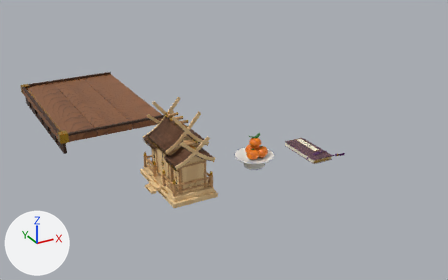
A saved change to the glTF model public/models/kamidana.glb.
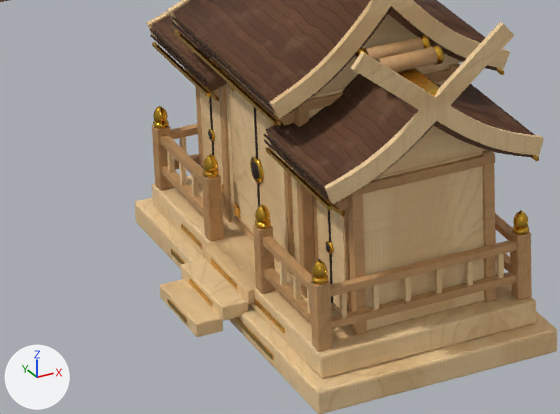
The first picture shows the older version from a 50 mm camera at (-0.96, -2.18, 1.25) aimed at (0.56, 0.58, -0.13). The close-ups show the older and then the newer version on the part from 26% to 49% of the width and 47% to 74% of the height of that picture. Only the edits that show in the close-ups are written down. Every picture has the same lights, and +X, +Y and +Z are marked at lower left. Where no turn or scale is listed for an object, it has been applied to the vertices. Vertices at exactly the same position are counted once.

Objects in the first close-up: 'KamiBaseGold10', 'KamiBaseGold30', 'KamiDeck', 'KamiMChigi1', 'KamiMDoor-1', 'KamiMDoor1', 'KamiMRoof-1', 'KamiPlinth', 'KamiRailFront157', 'KamiRailSide157', 'KamiRailSide184', 'KamiS1Body', 'KamiS1Chigi1', 'KamiS1Pillar-11', 'KamiS1Pillar11', 'KamiS1Roof-1', 'KamiS1Roof1', 'KamiStep0', 'KamiStep1', 'KamiStep2', 'KamiStepGold0', 'KamiStepGold1', 'KamiStepGold2' and 84 more.
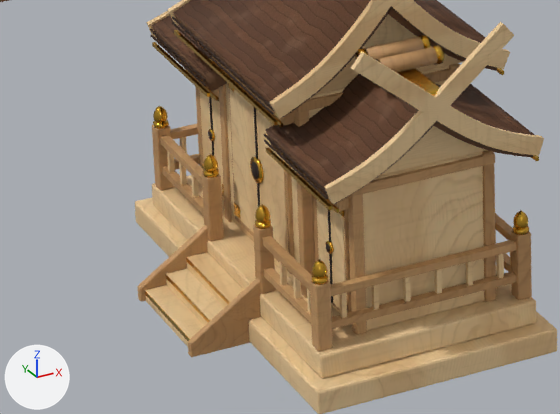
What changed in the scene script:
```text
Change me_cube_101:
    where me_cube_101.from_pydata(...)  # 56 vertices, 108 faces; spans x -0.0045..0.0045, y -0.0045..0.0045, z -0.0625..0.0625
    used by ob_kamis1pillar_11; parent = ob_kamidana; location = (-0.034, -0.145, 0.102)
    me_cube_101 part 1: texture (UV) coordinates of 108 of 108 faces, centred in x -0.0045..0.0045, y -0.0045..0.0045, z -0.0625..0.0625, changed; they spanned u 0.27..0.31, v 0.13..0.75 and now span u 0.67..0.71, v -0.06..0.56
Change me_cube_004:
    remove me_cube_004.from_pydata(...)  # 56 vertices, 108 faces; spans x -0.011..0.011, y -0.045..0.045, z -0.006..0.006
    add me_cube_004.from_pydata(...)  # 56 vertices, 108 faces; spans x -0.009..0.009, y -0.048..0.048, z -0.015..0.015
    me_cube_004 part 2: 56 of 56 vertices moved; they spanned x -0.011..0.011, y -0.045..0.045, z -0.006..0.006 and now span x -0.009..0.009, y -0.048..0.048, z -0.015..0.015; mean shift (0.0, 0.0, 0.0)
Change me_cube_006:
    remove me_cube_006.from_pydata(...)  # 56 vertices, 108 faces; spans x -0.011..0.011, y -0.041..0.041, z -0.006..0.006
    add me_cube_006.from_pydata(...)  # 56 vertices, 108 faces; spans x -0.018..0.018, y -0.048..0.048, z -0.01..0.01
    me_cube_006 part 3: 56 of 56 vertices moved; they spanned x -0.011..0.011, y -0.041..0.041, z -0.006..0.006 and now span x -0.018..0.018, y -0.048..0.048, z -0.01..0.01; mean shift (0.0, 0.0, 0.0)
Change me_cube_008:
    remove me_cube_008.from_pydata(...)  # 56 vertices, 108 faces; spans x -0.011..0.011, y -0.037..0.037, z -0.006..0.006
    add me_cube_008.from_pydata(...)  # 56 vertices, 108 faces; spans x -0.027..0.027, y -0.048..0.048, z -0.005..0.005
    me_cube_008 part 4: 56 of 56 vertices moved; they spanned x -0.011..0.011, y -0.037..0.037, z -0.006..0.006 and now span x -0.027..0.027, y -0.048..0.048, z -0.005..0.005; mean shift (0.0, 0.0, 0.0)
Change me_cube_005:
    remove me_cube_005.from_pydata(...)  # 8 vertices, 12 faces; spans x -0.0008..0.0008, y -0.025..0.025, z -0.002..0.002
    add me_cube_005.from_pydata(...)  # 8 vertices, 12 faces; spans x -0.0004..0.0004, y -0.0465..0.0465, z -0.0013..0.0013
    me_cube_005 part 5: the whole mesh is scaled about its middle by (0.533, 1.86, 0.65)
Change me_cube_007:
    remove me_cube_007.from_pydata(...)  # 8 vertices, 12 faces; spans x -0.0008..0.0008, y -0.022..0.022, z -0.002..0.002
    add me_cube_007.from_pydata(...)  # 8 vertices, 12 faces; spans x -0.0004..0.0004, y -0.0465..0.0465, z -0.0013..0.0013
    me_cube_007 part 6: the whole mesh is scaled about its middle by (0.533, 2.11, 0.65)
Change me_cube_009:
    remove me_cube_009.from_pydata(...)  # 8 vertices, 12 faces; spans x -0.0008..0.0008, y -0.019..0.019, z -0.002..0.002
    add me_cube_009.from_pydata(...)  # 8 vertices, 12 faces; spans x -0.0004..0.0004, y -0.0465..0.0465, z -0.0013..0.0013
    me_cube_009 part 7: the whole mesh is scaled about its middle by (0.533, 2.45, 0.65)
Remove ob_kamibasegold10:
    ob_kamibasegold10 = bpy.data.objects.new('KamiBaseGold10', me_cube_002)
Remove ob_kamibasegold30:
    ob_kamibasegold30 = bpy.data.objects.new('KamiBaseGold30', me_cube_003)
Change ob_kamirailfront157:
    ob_kamirailfront157: bpy.data.objects.new('KamiRailFront157', me_cube_020) -> bpy.data.objects.new('KamiRailFront157', me_cube_018)
Change ob_kamis1pillar11:
    ob_kamis1pillar11: bpy.data.objects.new('KamiS1Pillar11', me_cube_103) -> bpy.data.objects.new('KamiS1Pillar11', me_cube_101)
Change ob_kamistep0:
    ob_kamistep0.location: (-0.07, 0.0, 0.034) -> (-0.084, 0.0, 0.015)
Change ob_kamistep1:
    ob_kamistep1.location: (-0.09, 0.0, 0.023) -> (-0.093, 0.0, 0.01)
Change ob_kamistep2:
    ob_kamistep2.location: (-0.11, 0.0, 0.012) -> (-0.102, 0.0, 0.005)
Change ob_kamistepgold0:
    ob_kamistepgold0.location: (-0.081, 0.0, 0.034) -> (-0.0934, 0.0, 0.0285)
Change ob_kamistepgold1:
    ob_kamistepgold1.location: (-0.101, 0.0, 0.023) -> (-0.1114, 0.0, 0.0185)
Change ob_kamistepgold2:
    ob_kamistepgold2.location: (-0.121, 0.0, 0.012) -> (-0.1294, 0.0, 0.0085)
Add ob_kamistepside_1:
    ob_kamistepside_1 = bpy.data.objects.new('KamiStepSide-1', me_kamistepside_1)  # 24 vertices, 44 faces; spans x -0.133..-0.064, y 0.048..0.054, z 0.0..0.0576; in mat_kamiwooddark (picture img_hinokidark)
    ob_kamistepside_1.location = (0.0, 0.0, 0.0)
Add ob_kamistepside1:
    ob_kamistepside1 = bpy.data.objects.new('KamiStepSide1', me_kamistepside1)  # 24 vertices, 44 faces; spans x -0.133..-0.064, y -0.054..-0.048, z 0.0..0.0576; in mat_kamiwooddark (picture img_hinokidark)
    ob_kamistepside1.location = (0.0, 0.0, 0.0)
```

Boxes (x1, y1, x2, y2) around the edits, measured in the close-ups (560 x 414 px):
'KamiStep1', reshaped, moved: before (181, 259, 248, 321); after (166, 269, 224, 326)
'KamiStepSide1', added (brown): after (188, 278, 261, 357)
'KamiStep0', reshaped, moved: before (202, 239, 256, 304); after (187, 253, 244, 308)
'KamiStep2', reshaped, moved: before (160, 279, 223, 337); after (145, 285, 204, 347)
'KamiStepSide-1', added (brown): after (137, 225, 209, 302)
'KamiStepGold0', moved, rescaled: before (211, 259, 237, 290); after (186, 258, 230, 304)
'KamiBaseGold30', deleted: before (181, 224, 285, 333)
'KamiStepGold1', moved, rescaled: before (189, 279, 212, 307); after (165, 275, 210, 322)
'KamiBaseGold10', deleted: before (171, 249, 274, 360)
'KamiStepGold2', moved, rescaled (119% wider, 96% taller): before (167, 299, 187, 324); after (145, 291, 190, 341)
part 1 of me_cube_101, surface changed: before (348, 194, 367, 335); after (483, 164, 496, 265)
